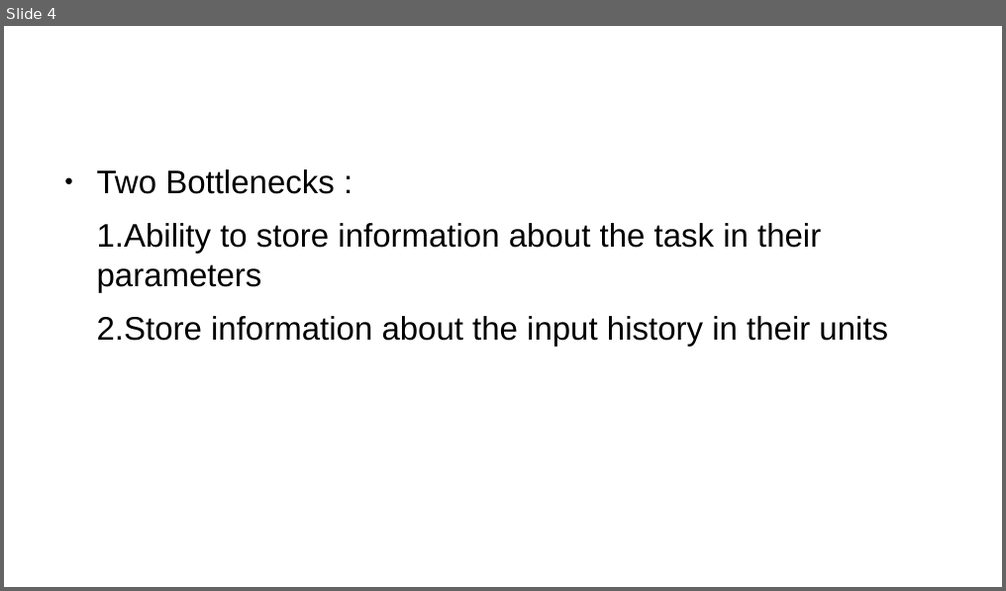
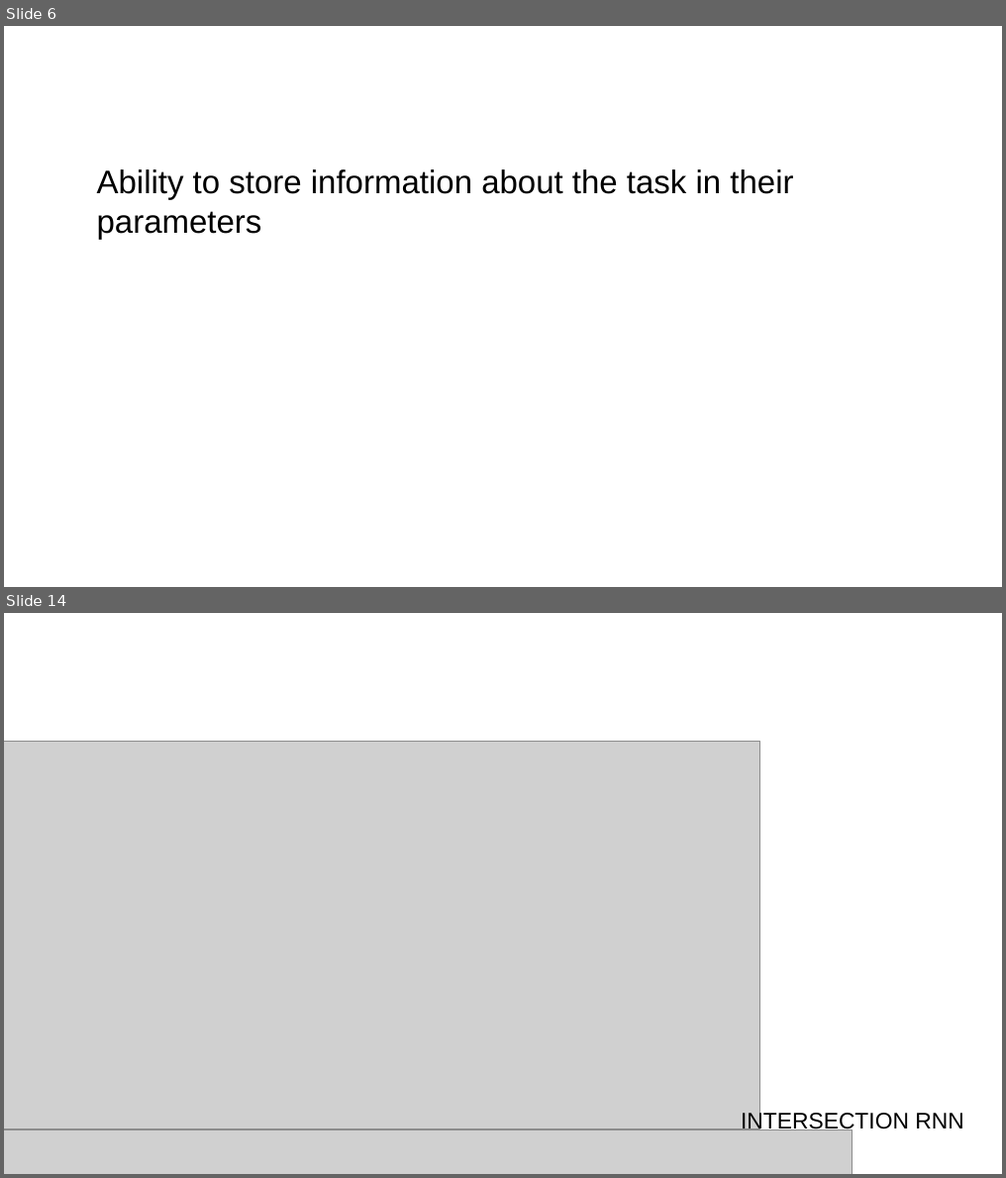
Before and after one commit to Lu-Yi-Hsun/home, a slide deck: docs/Machine Learning/Neural Networks/RNN/paper/2017 CAPACITY ANDTRAINABILITY INR ECURRENT NEURALN ETWORKS.odp. Shown one above the other, each under a label of ours: slide 4 before the commit, slides 6 and 14 after it; the slides between them are not shown. The pictures are 1006x591 and 1006x1178 pixels, drawn with LibreOffice and Linux fonts; fonts in the diff are those of the drawing; grey boxes stand for pictures; background and template pictures are left out. Boxes give left, top, right and bottom in pixels: in the first picture for what was removed or moved away, otherwise in the second. Text is boxed around its words. In the diff, an @@ line names an element or a change of style, - is before the commit and + after.

```diff
--- a/docs/Machine Learning/Neural Networks/RNN/paper/2017 CAPACITY ANDTRAINABILITY INR ECURRENT NEURALN ETWORKS.odp
+++ b/docs/Machine Learning/Neural Networks/RNN/paper/2017 CAPACITY ANDTRAINABILITY INR ECURRENT NEURALN ETWORKS.odp
@@ slide 14 added at (4,613,1002,1174), background #FFFFFF @@
@@ title added at (54,635,749,727), 35.7 pt, text #FFFFFF @@
+Trainability實驗結果(Figure 4 a.-h.)
@@ picture added at (4,742,760,1129) @@
@@ text added at (741,1111,964,1135), 18 pt, text #000000 @@
+INTERSECTION RNN
@@ picture added at (4,1131,852,1174) @@
@@ what was slide 4 is now slide 6 @@
@@ slide 6 changed as well @@
@@ text at (97,170,793,240): text changed @@
-● Two Bottlenecks :
-1.Ability to store information about the task in their parameters
-2.Store information about the input history in their units
+Ability to store information about the task in their parameters
```
Also in this commit, not shown: 3 other slides changed, 12 other slides added, 32 other files.
